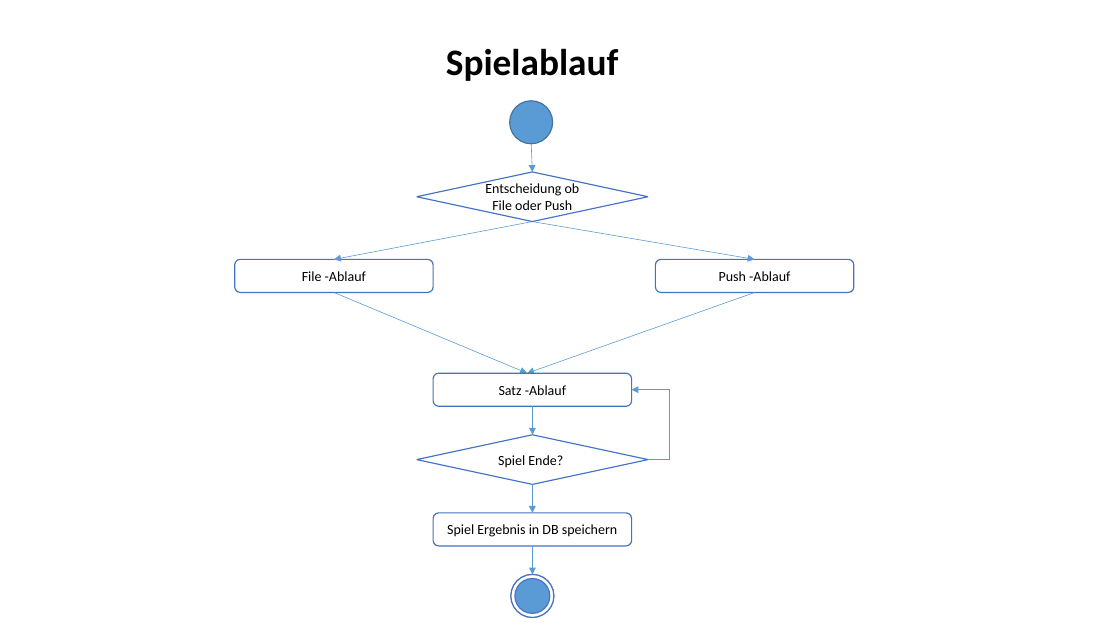
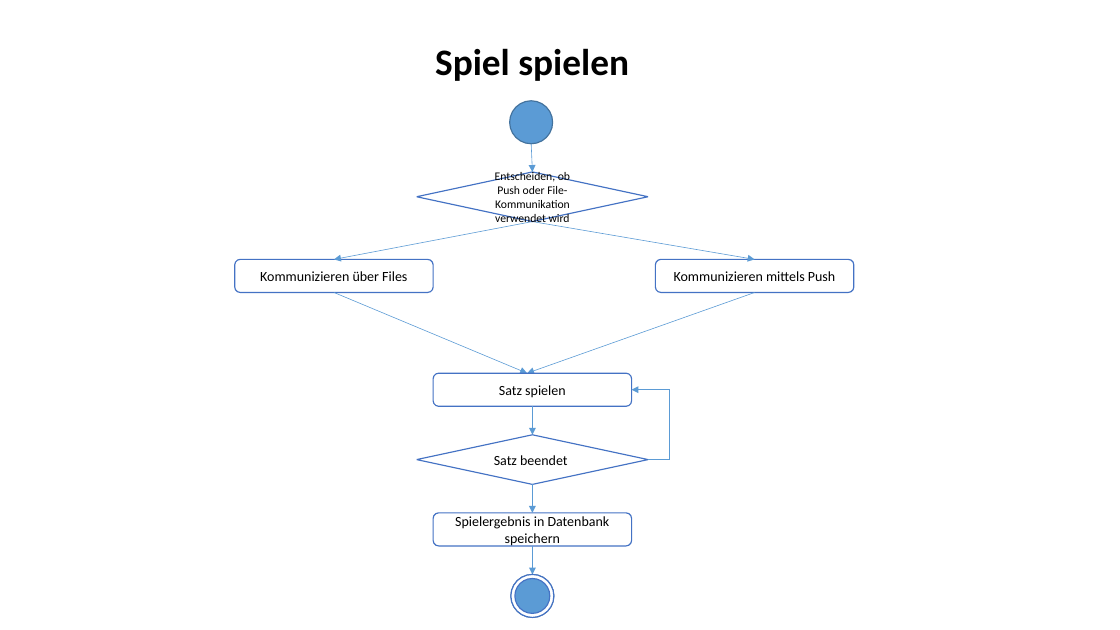
Before and after one commit to AlexanderKern/4Gewinnt, a slide deck: slide 2 of Assets/Aktivitaetsdiagramme.pptx. Drawn at 1120x630 pixels with LibreOffice and Linux fonts; fonts in the diff are those of the drawing. Boxes give left, top, right and bottom in pixels: in the first picture for what was removed or moved away, otherwise in the second. Text is boxed around its words. In the diff, an @@ line names an element or a change of style, - is before the commit and + after.

```diff
--- a/Assets/Aktivitaetsdiagramme.pptx
+++ b/Assets/Aktivitaetsdiagramme.pptx
@@ text at (435, 48, 629, 81): text changed @@
-Spielablauf
+Spiel spielen
@@ text in diamond at (495, 170, 570, 225): text changed; size 12 to 10 pt @@
-Entscheidung ob File oder Push
+Entscheiden, ob Push oder File-Kommunikation verwendet wird
@@ text in rounded rectangle at (260, 271, 407, 281): text changed @@
-File -Ablauf
+Kommunizieren über Files
@@ text in rounded rectangle at (674, 271, 835, 281): text changed @@
-Push -Ablauf
+Kommunizieren mittels Push
@@ text in rounded rectangle at (499, 385, 565, 398): text changed @@
-Satz -Ablauf
+Satz spielen
@@ text in diamond at (494, 455, 567, 465): text changed @@
-Spiel Ende?
+Satz beendet
@@ text in rounded rectangle at (455, 516, 610, 547): text changed @@
-Spiel Ergebnis in DB speichern
+Spielergebnis in Datenbank speichern
```
Also in this commit, not shown: 3 other slides changed, 3 other files.
